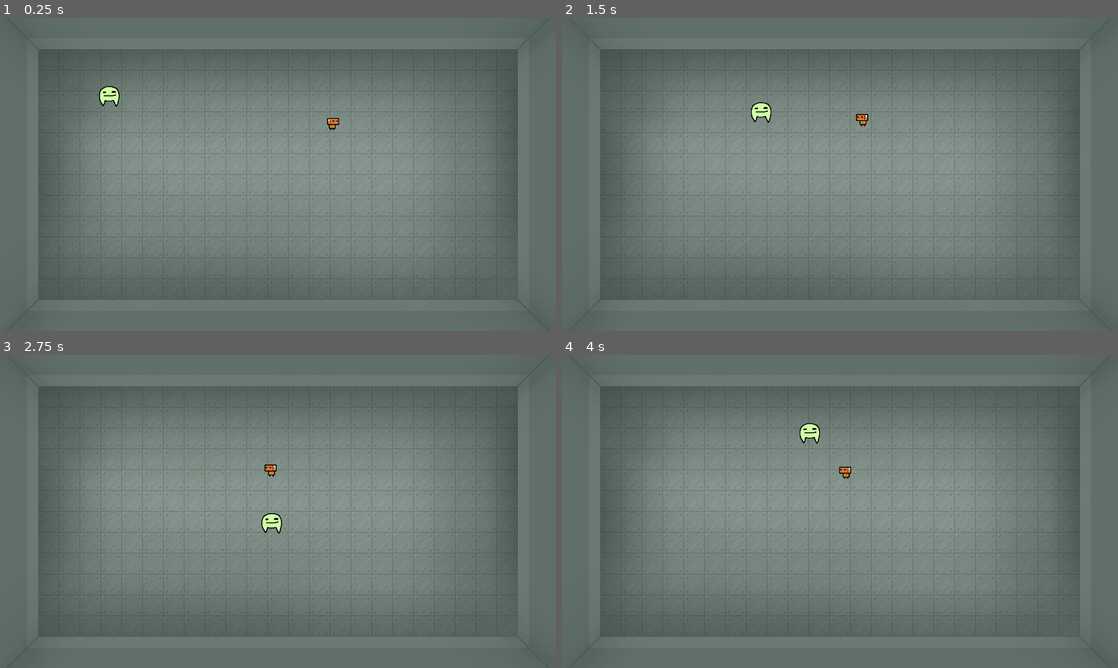
Above: before the commit, frames 1-4 (two rows, left to right).
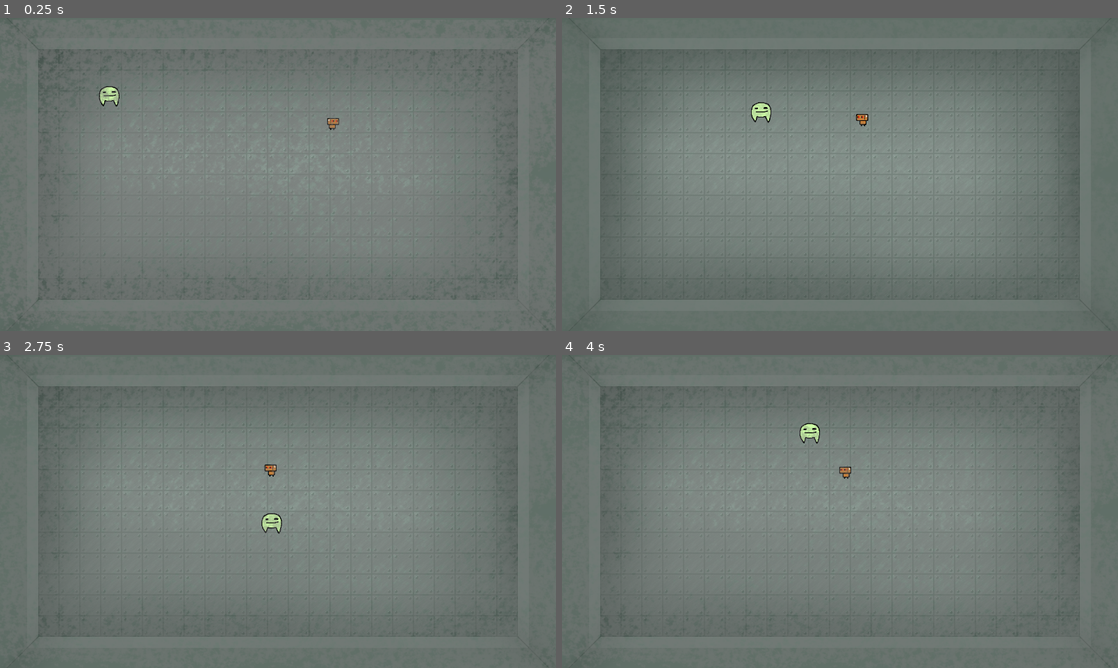
Above: after the commit, the same moments.

Repository: actually-reb/fenrir-2020
Game: Godot game, scene res://scene/Main.tscn
Two runs of this game, one before a commit and one after it. Both use one fixed random seed, a clock stepped at 60 frames per second and the inputs below.
Inputs:
- Up to frame 1 (0.25 s): no input
- Up to frame 2 (1.5 s): hold D (move_right) 0.53-1.28 s; hold S (move_down) from 1.28 s (still down)
- Up to frame 3 (2.75 s): release S (move_down) at 2.03 s; hold D (move_right) from 2.03 s (still down)
- Up to frame 4 (4 s): release D (move_right) at 2.78 s; hold W (move_up) 2.78-3.53 s; hold A (move_left) from 3.53 s (still down)

The runs differ from the first frame. In frame 1, 0.8% of the frame differs, in the area x 3-98%, y 1-98%; in frame 2, less than 0.1%; in frame 3, 0.2%; in frame 4, 0.1%.

Commit message:
Smoke particles and stuff.

Diff:
--- a/scene/Room.tscn
+++ b/scene/Room.tscn
@@ -1,8 +1,10 @@
-[gd_scene load_steps=8 format=2]
+[gd_scene load_steps=10 format=2]
 
 [ext_resource path="res://entity/Player.tscn" type="PackedScene" id=1]
 [ext_resource path="res://sprite/floor.png" type="Texture" id=2]
 [ext_resource path="res://entity/TinyRobot.tscn" type="PackedScene" id=3]
+[ext_resource path="res://scene/Smoke.gd" type="Script" id=4]
+[ext_resource path="res://sprite/Smoke.png" type="Texture" id=5]
 
 [sub_resource type="RectangleShape2D" id=1]
 extents = Vector2( 568.052, 23.6911 )
@@ -46,3 +48,15 @@
 
 [node name="TinyRobot" parent="." instance=ExtResource( 3 )]
 position = Vector2( 766.642, 246.942 )
+
+[node name="SmokeLayer" type="CanvasLayer" parent="."]
+
+[node name="SmokeEffect" type="Sprite" parent="SmokeLayer"]
+position = Vector2( 640, 363.678 )
+texture = ExtResource( 5 )
+__meta__ = {
+"_edit_lock_": true
+}
+
+[node name="CanvasModulate" type="CanvasModulate" parent="SmokeLayer/SmokeEffect"]
+script = ExtResource( 4 )
--- /dev/null
+++ b/scene/Smoke.gd
@@ -0,0 +1,17 @@
+extends CanvasModulate
+var wavy = 0
+
+func _ready():
+	get_node(".").set_color(Color(1,1,1,0.5))
+
+func _process(delta):
+
+	if wavy == 0:
+		get_node(".").set_color(get_color() + Color(0,0,0,.005))
+
+	if get_node(".").get_color().a > .6 or wavy == 1:
+		get_node(".").set_color(get_color() - Color(0,0,0,.005))
+		wavy = 1
+
+	if wavy == 1 and (get_node(".").get_color().a < .15):
+		wavy = 0
Binary file added: sprite/Smoke.png
Not shown, added: sprite/Smoke.png.import
